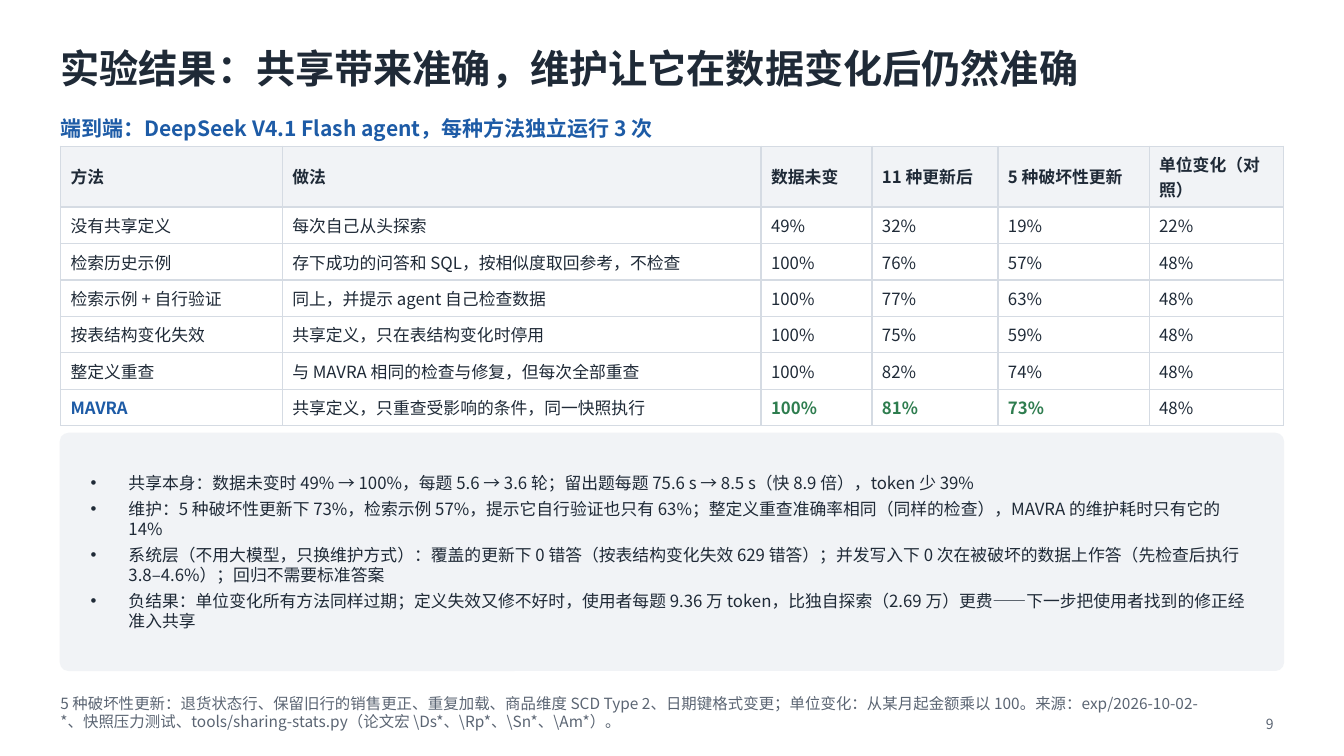
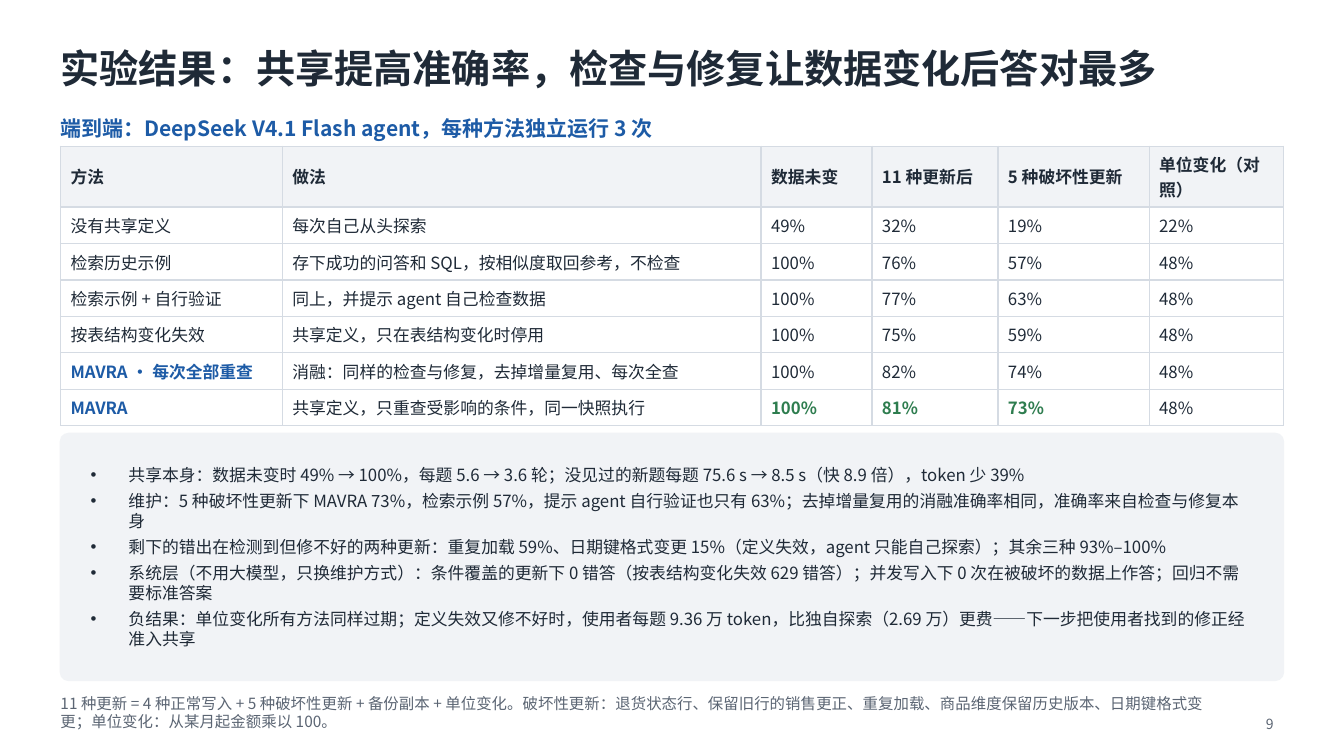
Before and after one commit to mmmttt000045/agent4db-adapter, a slide deck: slide 9 of docs/mavra-system.pptx. Drawn at 1344x756 pixels with LibreOffice and Linux fonts; fonts in the diff are those of the drawing. Boxes give left, top, right and bottom in pixels: in the first picture for what was removed or moved away, otherwise in the second. Text is boxed around its words. In the diff, an @@ line names an element or a change of style, - is before the commit and + after.

```diff
--- a/docs/mavra-system.pptx
+++ b/docs/mavra-system.pptx
@@ title at (60,49,1156,88): text changed @@
-实验结果：共享带来准确，维护让它在数据变化后仍然准确
+实验结果：共享提高准确率，检查与修复让数据变化后答对最多
@@ table at (60,146,1284,420) @@
-row 6, column 1: 整定义重查
+row 6, column 1: MAVRA · 每次全部重查
-row 6, column 2: 与 MAVRA 相同的检查与修复，但每次全部重查
+row 6, column 2: 消融：同样的检查与修复，去掉增量复用、每次全查
@@ rounded rectangle: place and size @@
-rounded rectangle at (60,434,1284,670)
+rounded rectangle at (60,434,1284,681)
@@ rounded rectangle at (60,434,1284,681): proportions changed @@
@@ text at (128,467,1239,601): text changed @@
-• 共享本身：数据未变时 49% → 100%，每题 5.6 → 3.6 轮；留出题每题 75.6 s → 8.5 s（快 8.9 倍），token 少 39%
-• 维护：5 种破坏性更新下 73%，检索示例 57%，提示它自行验证也只有 63%；整定义重查准确率相同（同样的检查），MAVRA 的维护耗时只有它的 14%
-• 系统层（不用大模型，只换维护方式）：覆盖的更新下 0 错答（按表结构变化失效 629 错答）；并发写入下 0 次在被破坏的数据上作答（先检查后执行 3.8–4.6%）；回归不需要标准答案
+• 共享本身：数据未变时 49% → 100%，每题 5.6 → 3.6 轮；没见过的新题每题 75.6 s → 8.5 s（快 8.9 倍），token 少 39%
+• 维护：5 种破坏性更新下 MAVRA 73%，检索示例 57%，提示 agent 自行验证也只有 63%；去掉增量复用的消融准确率相同，准确率来自检查与修复本身
+• 剩下的错出在检测到但修不好的两种更新：重复加载 59%、日期键格式变更 15%（定义失效，agent 只能自己探索）；其余三种 93%–100%
+• 系统层（不用大模型，只换维护方式）：条件覆盖的更新下 0 错答（按表结构变化失效 629 错答）；并发写入下 0 次在被破坏的数据上作答；回归不需要标准答案
@@ text at (60,696,1202,730): text changed @@
-5 种破坏性更新：退货状态行、保留旧行的销售更正、重复加载、商品维度 SCD Type 2、日期键格式变更；单位变化：从某月起金额乘以 100。来源：exp/2026-10-02-*、快照压力测试、tools/sharing-stats.py（论文宏 \Ds*、\Rp*、\Sn*、\Am*）。
+11 种更新 = 4 种正常写入 + 5 种破坏性更新 + 备份副本 + 单位变化。破坏性更新：退货状态行、保留旧行的销售更正、重复加载、商品维度保留历史版本、日期键格式变更；单位变化：从某月起金额乘以 100。
```
Also in this commit, not shown: 9 other slides changed, 6 other files.
